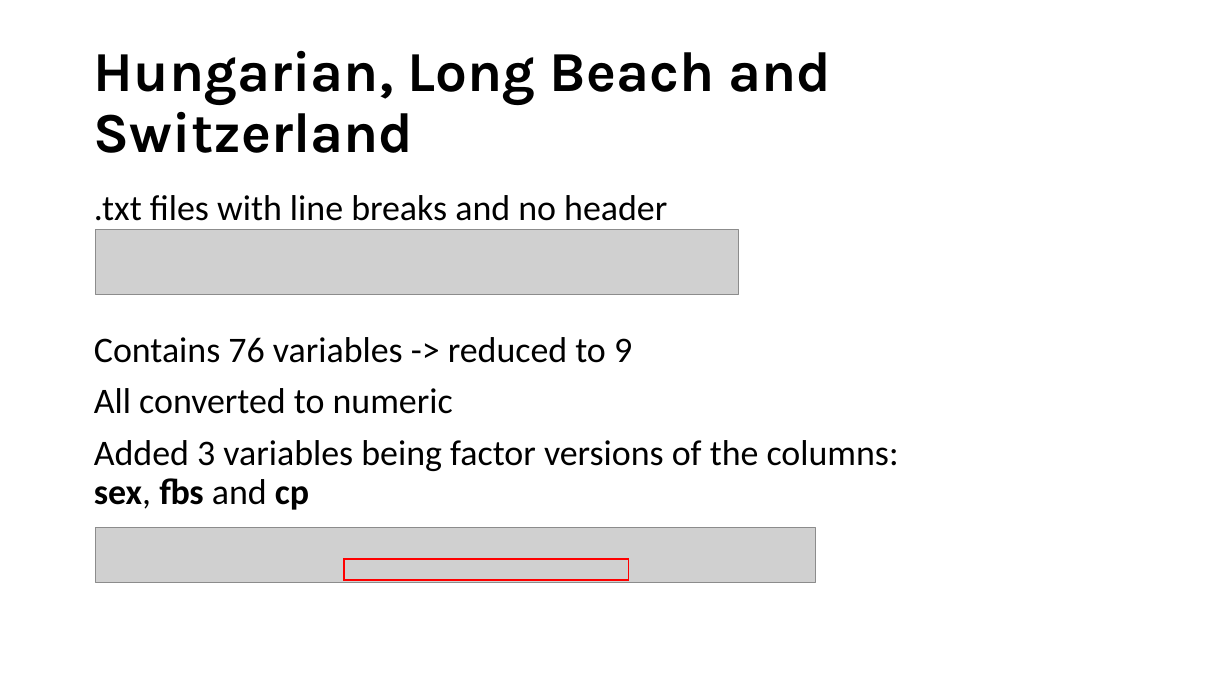
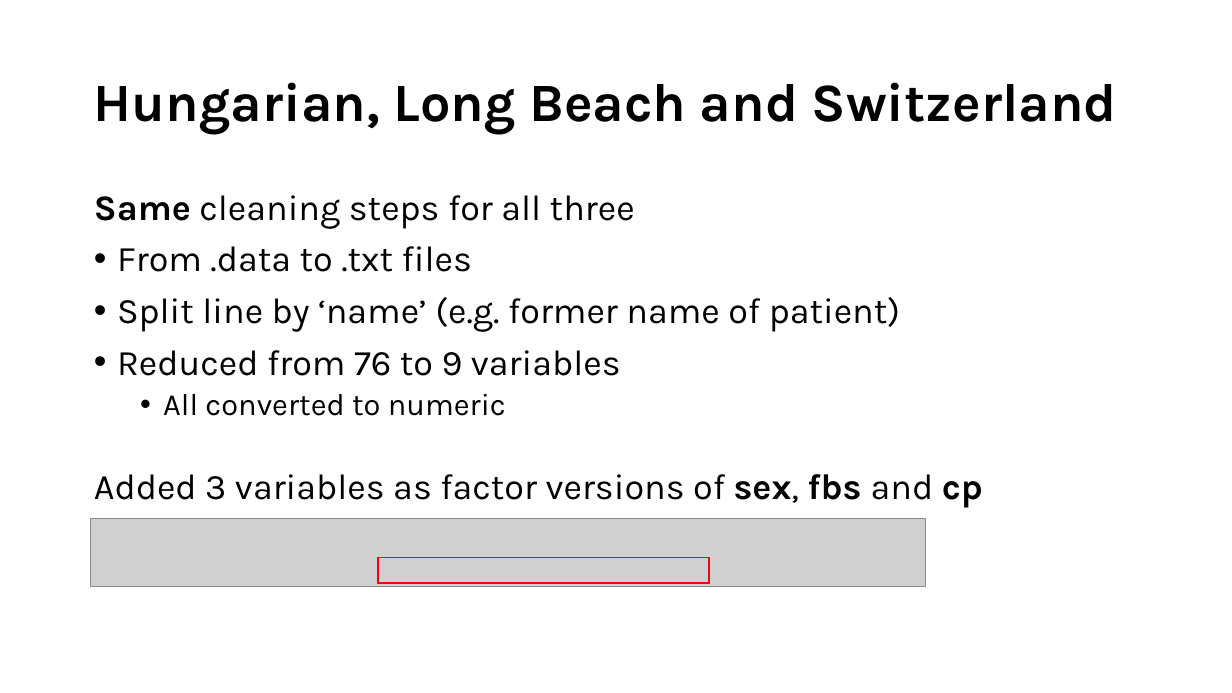
Before and after one commit to CathrineLind/shiny-CVD, a slide deck: slide 3 of Connecting non-data Literate Stakeholders to Data using R.pptx. Drawn at 1232x693 pixels with LibreOffice and Linux fonts; fonts in the diff are those of the drawing; grey boxes stand for pictures. Boxes give left, top, right and bottom in pixels: in the first picture for what was removed or moved away, otherwise in the second. Text is boxed around its words. In the diff, an @@ line names an element or a change of style, - is before the commit and + after.

```diff
--- a/Connecting non-data Literate Stakeholders to Data using R.pptx
+++ b/Connecting non-data Literate Stakeholders to Data using R.pptx
@@ title "Hungarian, Long Beach and Switzerland" at bbox=[94, 82, 1117, 134]: size 44 to 42 pt @@
@@ text at bbox=[94, 195, 900, 376]: text changed; font Calibri to Karla @@
-.txt files with line breaks and no header
-Contains 76 variables -> reduced to 9
+Same cleaning steps for all three
+• From .data to .txt files
+• Split line by ‘name’ (e.g. former name of patient)
+• Reduced from 76 to 9 variables
@@ picture removed at bbox=[95, 230, 738, 295] @@
@@ text at bbox=[163, 394, 506, 416]: size 28 to 24 pt, font Calibri to Karla in "All converted to numeric"; bullet none to •; list level 1 to 2 in "All converted to numeric" @@
@@ text at bbox=[94, 474, 983, 508]: text changed; font Calibri to Karla @@
-Added 3 variables being factor versions of the columns:
-sex, fbs and cp
+Added 3 variables as factor versions of sex, fbs and cp
@@ picture: place and size @@
-picture at bbox=[95, 528, 815, 582]
+picture at bbox=[90, 518, 925, 587]
@@ rectangle: place and size @@
-rectangle at bbox=[344, 559, 628, 579]
+rectangle at bbox=[378, 557, 709, 583]
```
Also in this commit, not shown: 13 other slides changed, 3 slides added, 9 other files.
